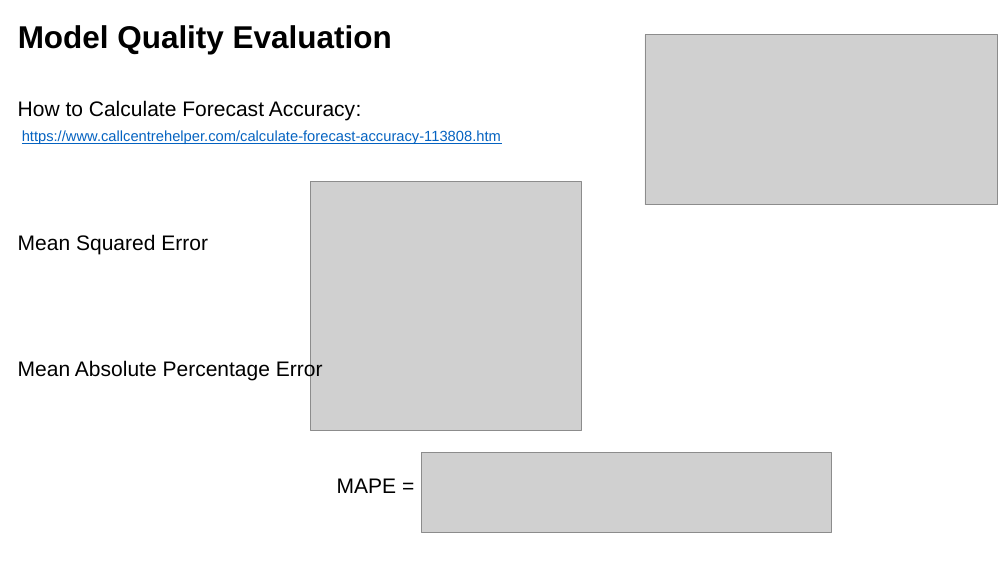
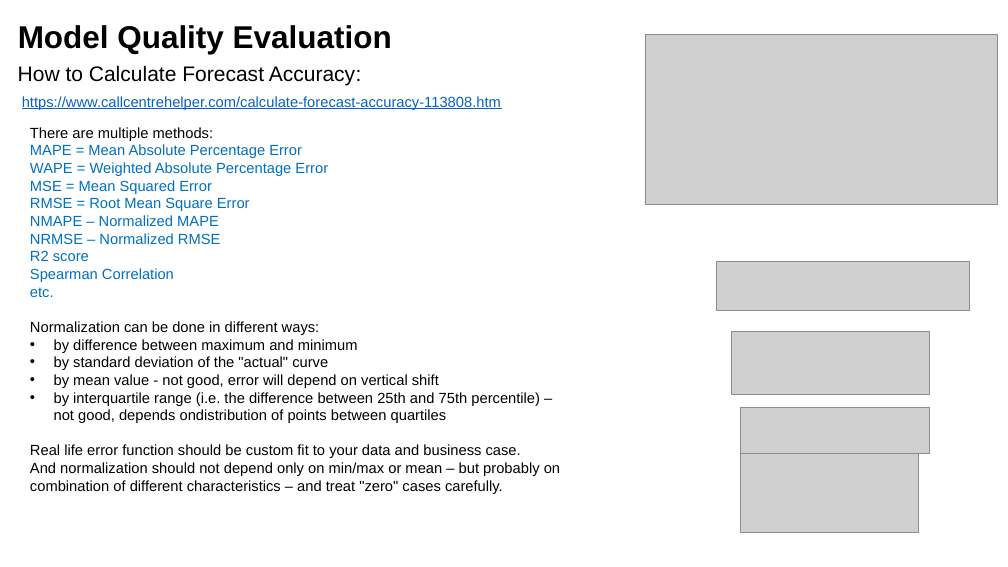
Before and after one commit to lselector/ml_ai_doc, a slide deck: slide 6 of Time_Series_Forecasting.pptx. Drawn at 1008x567 pixels with LibreOffice and Linux fonts; fonts in the diff are those of the drawing; grey boxes stand for pictures. Boxes give left, top, right and bottom in pixels: in the first picture for what was removed or moved away, otherwise in the second. Text is boxed around its words. In the diff, an @@ line names an element or a change of style, - is before the commit and + after.

Commit message:
fixed slide about errors

```diff
--- a/Time_Series_Forecasting.pptx
+++ b/Time_Series_Forecasting.pptx
@@ text "How to Calculate Forecast Accuracy: ...": place and size @@
-text "How to Calculate Forecast Accuracy: ..." at (18, 100, 501, 144)
+text "How to Calculate Forecast Accuracy: ..." at (18, 65, 501, 110)
@@ text added at (30, 127, 560, 494), 14 pt, text #000000 @@
+There are multiple methods:
+MAPE = Mean Absolute Percentage Error
+WAPE = Weighted Absolute Percentage Error
+MSE = Mean Squared Error
+RMSE = Root Mean Square Error
+NMAPE – Normalized MAPE
+NRMSE – Normalized RMSE
+R2 score
+Spearman Correlation
+etc.
+Normalization can be done in different ways:
+• by difference between maximum and minimum
+• by standard deviation of the "actual" curve
+• by mean value - not good, error will depend on vertical shift
+• by interquartile range (i.e. the difference between 25th and 75th percentile) – not good, depends ondistribution of points between quartiles
+Real life error function should be custom fit to your data and business case.
+And normalization should not depend only on min/max or mean – but probably on combination of different characteristics – and treat "zero" cases carefully.
@@ text removed at (18, 234, 323, 381) @@
-Mean Squared Error
-Mean Absolute Percentage Error
@@ picture added at (716, 262, 970, 311) @@
@@ picture added at (732, 331, 929, 394) @@
@@ picture added at (740, 407, 929, 453) @@
@@ text removed at (337, 478, 397, 493) @@
-MAPE =
@@ picture removed at (421, 453, 832, 532) @@
@@ picture: place and size @@
-picture at (311, 181, 582, 430)
+picture at (740, 453, 919, 532)
```
Also in this commit, not shown: 1 other file.
